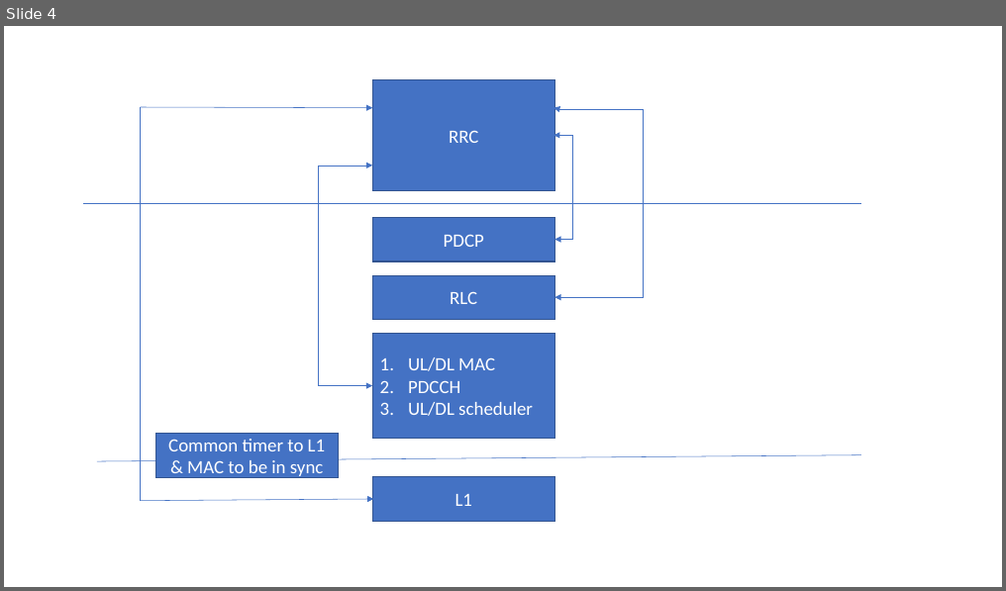
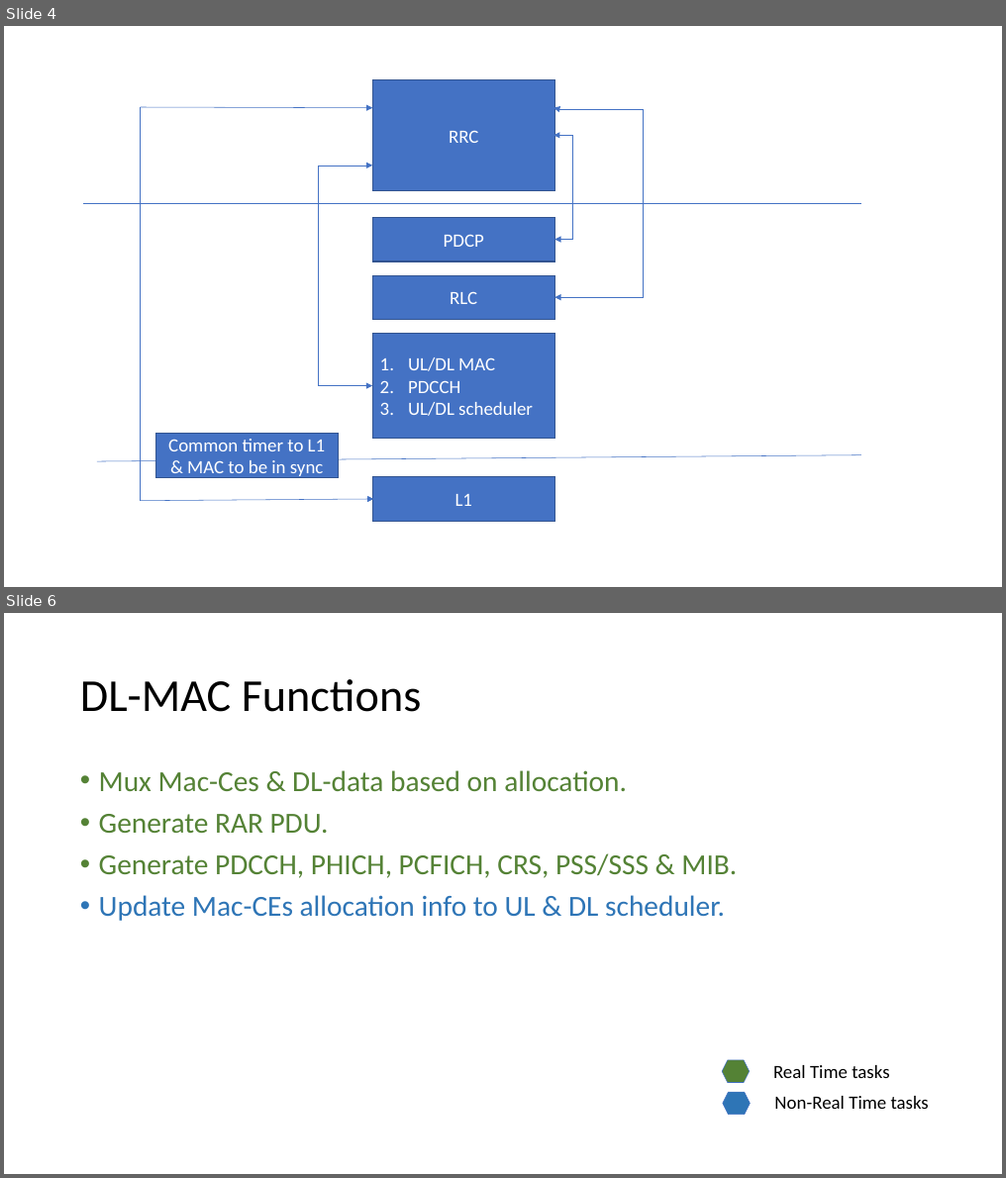
Before and after one commit to BharathTS007/openLteMac, a slide deck: Doc/openlte_MAC_ARCH_.pptx. Shown one above the other, each under a label of ours: slide 4 before the commit, slides 4 and 6 after it; the slides between them are not shown. The pictures are 1006x591 and 1006x1178 pixels, drawn with LibreOffice and Linux fonts; fonts in the diff are those of the drawing. Boxes give left, top, right and bottom in pixels: in the first picture for what was removed or moved away, otherwise in the second. Text is boxed around its words. In the diff, an @@ line names an element or a change of style, - is before the commit and + after.

Commit message:
[framework] adding openLteMac files document
Change description:
    1. Added functionality of openlte modules.
    2. Updated "Time_bounded_processing" slide.

```diff
--- a/Doc/openlte_MAC_ARCH_.pptx
+++ b/Doc/openlte_MAC_ARCH_.pptx
@@ slide 6 added at bbox=[4, 613, 1002, 1174], background #FFFFFF @@
@@ title added at bbox=[80, 679, 422, 712], 44 pt, text #000000 @@
+DL-MAC Functions
@@ text added at bbox=[99, 770, 737, 921], 28 pt, text #548235 @@
+• Mux Mac-Ces & DL-data based on allocation.
+• Generate RAR PDU.
+• Generate PDCCH, PHICH, PCFICH, CRS, PSS/SSS & MIB.
+• Update Mac-CEs allocation info to UL & DL scheduler.
@@ hexagon added at bbox=[722, 1060, 748, 1083], fill #548235, outline #4472C4 0.5 pt @@
@@ text added at bbox=[773, 1065, 889, 1078], 18 pt, text #000000 @@
+Real Time tasks
@@ hexagon added at bbox=[723, 1092, 749, 1115], fill #2E75B6, outline #4472C4 0.5 pt @@
@@ text added at bbox=[774, 1096, 929, 1109], 18 pt, text #000000 @@
+Non-Real Time tasks
```
Also in this commit, not shown: 2 slides changed, 4 other slides added, 1 other file.
